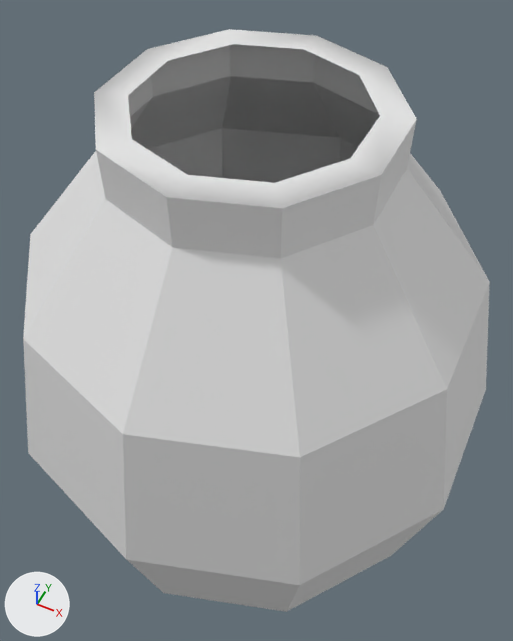
The FBX model VEngine/Meshes/vase.fbx, before and after one commit.
Camera for both pictures: a 50 mm camera at (0.354, -0.694, 0.98) aimed at (-0.011, 0.035, 0.068). Lighting does not change. The marker at lower left points along +X, +Y and +Z. Where no turn or scale is listed for an object, it has been applied to the vertices. Vertices at the same position are counted once.

Script lines for the objects in view, before the commit:
```python
me_sphere = bpy.data.meshes.new('Sphere')
me_sphere.from_pydata(...)  # 70 vertices, 61 faces; spans x -0.38..0.38, y -0.4..0.4, z -0.433..0.504
ob_sphere = bpy.data.objects.new('Sphere', me_sphere)
ob_sphere.location = (0.0, 0.0, 0.0)
```
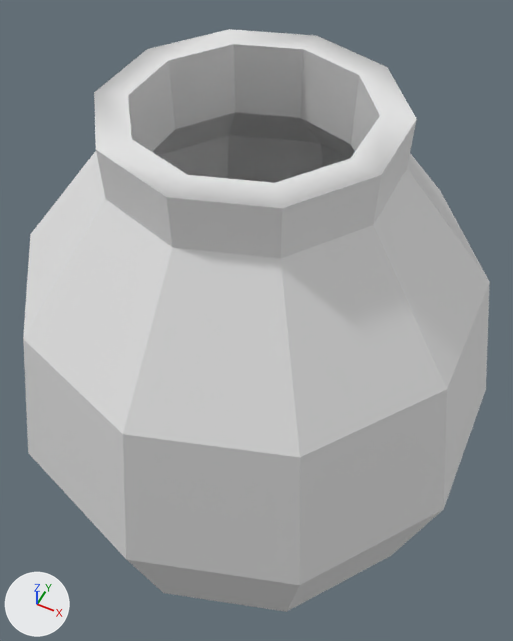
Diff of the bpy script that builds the scene:
```diff
--- a/VEngine/Meshes/vase.fbx.py
+++ b/VEngine/Meshes/vase.fbx.py
@@ me_sphere @@
 # used by ob_sphere; location = (0.0, 0.0, 0.0)
-me_sphere.from_pydata(...)  # 70 vertices, 61 faces; spans x -0.38..0.38, y -0.4..0.4, z -0.433..0.504
+me_sphere.from_pydata(...)  # 101 vertices, 101 faces; spans x -0.38..0.38, y -0.4..0.4, z -0.433..0.504
+# me_sphere part 1
+# 21 vertices are added at x -0.313..0.313, y -0.329..0.329, z -0.18..0.298
+# 10 new vertices lie (0.0, 0.0, -0.105) away from vertices in x -0.149..0.149, y -0.156..0.156, z 0.504
+# 40 new faces join them
```

What differs and where, as boxes [x1, y1, x2, y2] in the pictures (513 x 641 px):
part 1 of me_sphere, added
    after: [128, 44, 380, 183]
